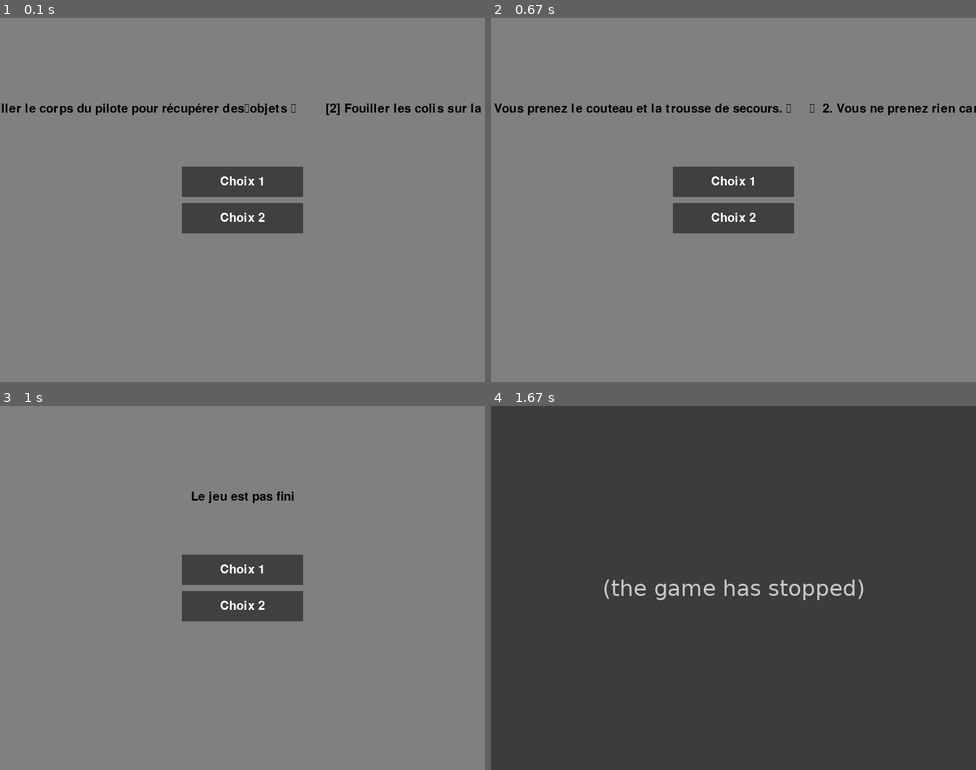
Above: before the commit, frames 1-4 (two rows, left to right).
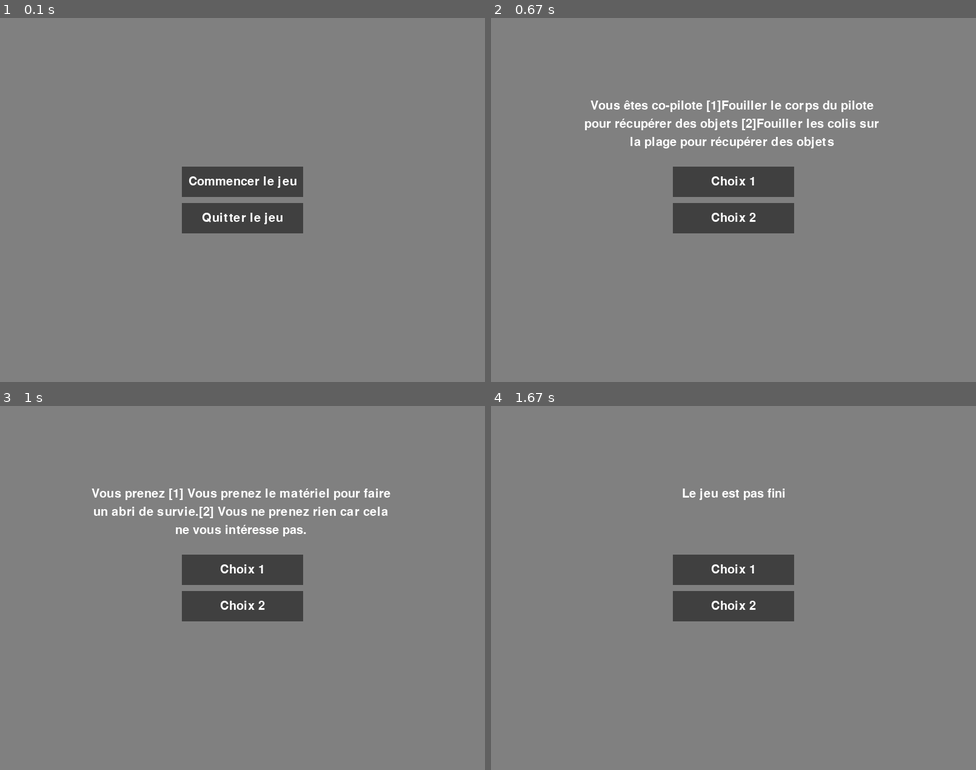
Above: after the commit, the same moments.

Repository: justniicolas/choice_game
Game: pygame game, started from Projet/import pygame as pg.py
Same seed, same stepped clock (60 frames per second), same inputs: the game is played once before the commit and once after it.
Inputs (mouse positions are in pixels of both pictures, inside the frame that each line leads up to):
- Up to frame 1 (0.1 s): no input
- Up to frame 2 (0.67 s): click (733, 181) at 0.38 s, where only the run after the commit has a clickable "Commencer le jeu"
- Up to frame 3 (1 s): click (242, 609) at 0.72 s
- Up to frame 4 (1.67 s): click "Choix 1" at 1.05 s

The runs differ from the first frame. In frame 1, 1.5% of the frame differs, in the area x 0-100%, y 23-57%; in frame 2, 2.5%; in frame 3, 1.7%; in frame 4, 96%, in the area x 0-100%, y 0-100%.
Error before the commit: AttributeError: 'NoneType' object has no attribute 'question' (import pygame as pg.py line 99); the game stopped at 1.05 s (later frames are placeholders)

Commit message:
Update import pygame as pg.py

Diff:
--- a/Projet/import pygame as pg.py
+++ b/Projet/import pygame as pg.py
@@ -15,26 +15,20 @@
 
 
 left_choice = Node(
-    "Vous avez trouvé un\n\
-        1. Vous prenez le couteau et la trousse de secours. \n\
-        2. Vous ne prenez rien car cela ne vous intéresse pas."
+    "Vous avez trouvé un 1. Vous prenez le couteau et la trousse de secours. 2. Vous ne prenez rien car cela ne vous intéresse pas."
 )
 left_choice.setChoice(1, take_none)
 left_choice.setChoice(2, take_none)
 # Histoire si choix = 2
 
 right_choice = Node(
-    "Vous prenez \n\
-        [1] Vous prenez le matériel pour faire un abri de survie. \n\
-        [2] Vous ne prenez rien car cela ne vous intéresse pas."
+    "Vous prenez [1] Vous prenez le matériel pour faire un abri de survie.[2] Vous ne prenez rien car cela ne vous intéresse pas."
 )
 right_choice.setChoice(1, take_none)
 right_choice.setChoice(2, take_none)
 root = Node(
 
-    "\n \nVous êtes co-pilote \n\
-        [1] Fouiller le corps du pilote pour récupérer des objets \n\
-        [2] Fouiller les colis sur la plage pour récupérer des objets \n \n"
+    "Vous êtes co-pilote [1]Fouiller le corps du pilote pour récupérer des objets [2]Fouiller les colis sur la plage pour récupérer des objets"
 )
 root.setChoice(1, left_choice)
 root.setChoice(2, right_choice)
@@ -81,6 +75,55 @@
 text_right = font.render("Choix 2", True, WHITE)
 text_rect_right = text_right.get_rect(center=button_right.center) # Création du rectangle englobant
 
+# Bouton pour démarrer le jeu
+button_start = pg.Rect(button_x, button_y, button_width, button_height)
+text_start = font.render("Commencer le jeu", True, WHITE)
+text_rect_start = text_start.get_rect(center=button_start.center)
+
+# Bouton pour quitter le jeu
+button_quit = pg.Rect(button_x, button_y + button_height + button_margin, button_width, button_height)
+text_quit = font.render("Quitter le jeu", True, WHITE)
+text_rect_quit = text_quit.get_rect(center=button_quit.center)
+
+# Variable pour stocker le choix de l'utilisateur
+menu_choice = None
+
+# Boucle d'événements pour le menu
+while menu_choice is None:
+    for event in pg.event.get():
+        # Gestion de la fermeture de la fenêtre
+        if event.type == pg.QUIT:
+            menu_choice = "quit"
+
+        # Gestion des clics de souris
+        if event.type == pg.MOUSEBUTTONDOWN:
+            mouse_pos = event.pos
+
+            # Si le bouton pour démarrer le jeu est cliqué
+            if button_start.collidepoint(mouse_pos):
+                menu_choice = "start"
+
+            # Si le bouton pour quitter le jeu est cliqué
+            elif button_quit.collidepoint(mouse_pos):
+                menu_choice = "quit"
+
+    # Couleur de fond de la fenêtre
+    window.fill(GRAY)
+
+    # Affichage des boutons
+    pg.draw.rect(window, DARK_GRAY, button_start)
+    window.blit(text_start, text_rect_start)
+
+    pg.draw.rect(window, DARK_GRAY, button_quit)
+    window.blit(text_quit, text_rect_quit)
+
+    # Mise à jour de la fenêtre
+    pg.display.flip()
+
+# Si l'utilisateur a choisi de quitter le jeu dans le menu, on sort du programme
+if menu_choice == "quit":
+    pg.quit()
+    exit()
 # Boucle d'événements
 running = True
 while running:
@@ -106,30 +149,34 @@
     # Couleur de fond de la fenêtre
     window.fill(GRAY)
 
+    #methode permettant de couper la question en plusieurs lignes
     def wrap_text(text, font, max_width):
-        """Méthode permettant de découper un texte en plusieurs lignes si sa longueur dépasse max_width"""
-        words = text.split(' ')
         lines = []
-        current_line = words[0]
-        for word in words[1:]:
-            if font.size(current_line + ' ' + word)[0] <= max_width: # Si la longueur du texte actuel + le mot actuel est inférieure à max_width
-                current_line += ' ' + word
-            else:
-                lines.append(current_line)
-                current_line = word
-        lines.append(current_line)
-        return '\n'.join(lines)
+        if font.size(text)[0] <= max_width:
+            lines.append(text)
+        else:
+            words = text.split(' ')
+            i = 0
+            while i < len(words):
+                line = ''
+                while i < len(words) and font.size(line + words[i])[0] <= max_width:
+                    line = line + words[i] + " "
+                    i += 1
+                if not line:
+                    line = words[i]
+                    i += 1
+                lines.append(line)
+        return lines
 
-    # Création de l'objet text_question pour afficher la question actuelle
-    text_question = font.render(wrap_text(current.question, font, WINDOW_WIDTH), True, BLACK)
+    #affcihage de la question
+    lines = wrap_text(current.question, font, 500)
+    y_text = button_y - 100
+    for line in lines:
+        text = font.render(line, True, WHITE)
+        text_rect = text.get_rect(center=(WINDOW_WIDTH / 2, y_text))
+        window.blit(text, text_rect)
+        y_text += 30
 
-
-    # Calcul du rectangle englobant de text_question pour centrer le texte sur la fenêtre
-    text_rect_question = text_question.get_rect() # Création du rectangle englobant
-    text_rect_question.center = (WINDOW_WIDTH // 2, WINDOW_HEIGHT // 4)  # Centrage du rectangle englobant
-
-    # Affichage de text_question sur la fenêtre
-    window.blit(text_question, text_rect_question)
 
     # Affichage des boutons
     pg.draw.rect(window, DARK_GRAY, button_left)
